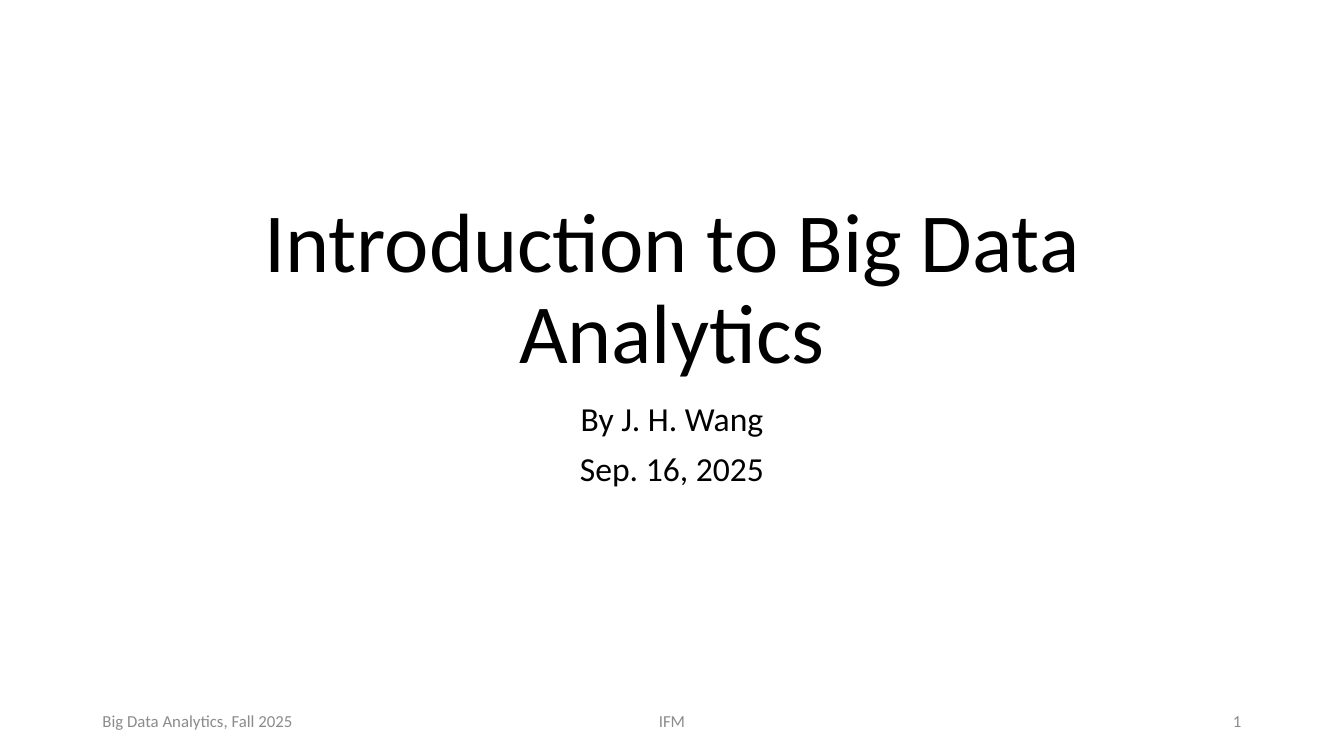
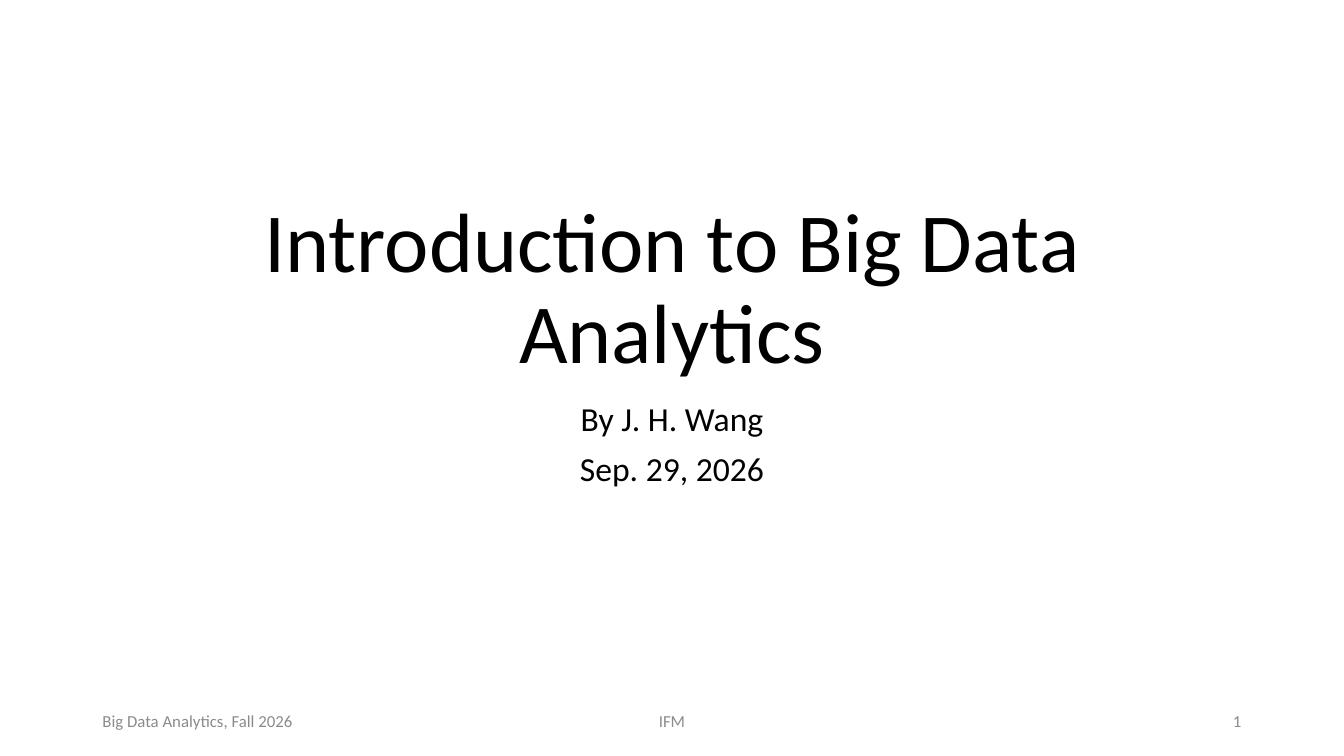
Before and after one commit to chriswjh/chriswjh.github.io, a slide deck: slide 1 of BDA_IFM/01-Introduction.pptx. Drawn at 1344x756 pixels with LibreOffice and Linux fonts; fonts in the diff are those of the drawing. Boxes give left, top, right and bottom in pixels: in the first picture for what was removed or moved away, otherwise in the second. Text is boxed around its words. In the diff, an @@ line names an element or a change of style, - is before the commit and + after.

```diff
--- a/BDA_IFM/01-Introduction.pptx
+++ b/BDA_IFM/01-Introduction.pptx
@@ subtitle at (580, 458, 764, 487): text changed @@
-Sep. 16, 2025
+Sep. 29, 2026
@@ text at (102, 715, 292, 730): text changed @@
-Big Data Analytics, Fall 2025
+Big Data Analytics, Fall 2026
```
Also in this commit, not shown: 38 other slides changed.
